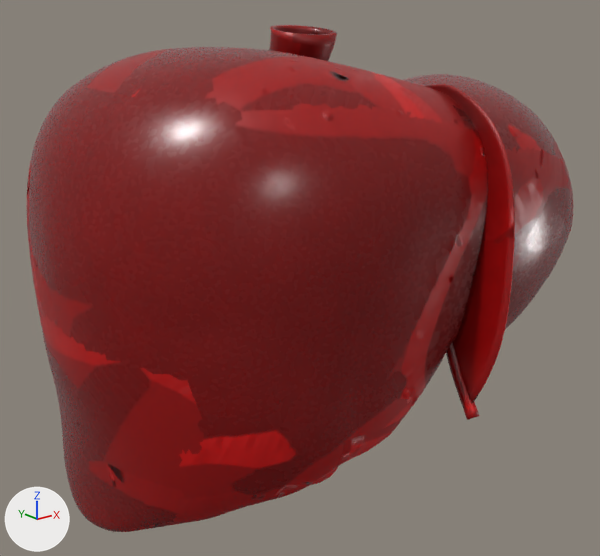
Before and after pictures for a commit that changed the glTF model public/3d/modeli/organi-3d/jetra.glb.
One viewpoint serves both versions: a camera (50 mm lens) standing at (-0.199, -0.237, 0.089) and looking at (-0.008, 0.002, -0.007). The lights are fixed; the arrows at lower left show +X, +Y and +Z. The first picture is the older version. Where no turn or scale is listed for an object, it has been applied to the vertices. Vertices at exactly the same position are counted once.

Objects in the first picture: 'Falciform ligament (lastno)', 'Inferior vena cava (lastno)', 'Left lobe of liver (lastno)', 'Quadrate lobe of liver (lastno)', 'Right lobe of liver (lastno)', 'Round ligament of liver (lastno)' and 1 more.
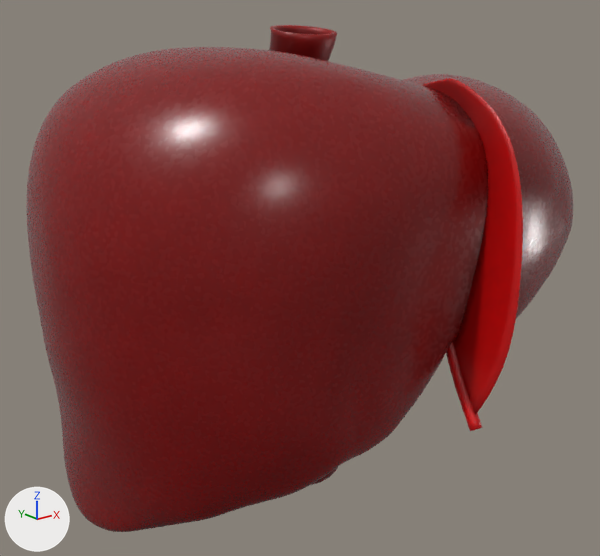
The newer file is also turned or shifted as a whole; pictures and numbers use the older file's frame.

The change in detail:
me_srpasta_002 is used by ob_falciform_ligament__lastno; location (0.0, 0.0, 0.0).
me_srpasta_002 had 456 vertices, 908 faces and spanned x 0.0076..0.0195, y -0.0834..-0.032, z -0.0382..0.0677.
me_srpasta_002 now has 456 vertices, 908 faces and spans x 0.0073..0.0193, y -0.087..-0.032, z -0.0416..0.0697.
me_srpasta_002 part 1: 456 of 456 vertices moved; they spanned x 0.0076..0.0195, y -0.0834..-0.032, z -0.0382..0.0677 and now span x 0.0073..0.0193, y -0.087..-0.032, z -0.0416..0.0697; mean shift (-0.0002, -0.0014, 0.0).
me_srpasta_002 part 2: 780 kept faces spanning x 0.0073..0.0193, y -0.087..-0.032, z -0.0416..0.0697 get new texture (UV) coordinates.
me_srpasta_002 part 3: 658 kept faces spanning x 0.0073..0.0193, y -0.087..-0.032, z -0.0416..0.0697 get new vertex colours; the middle colour goes from red #cd0000 to red #d20000.
me_liver_019 has 12052 vertices, 24100 faces and spans x 0.0104..0.103, y -0.0696..0.0351, z -0.0228..0.0686.
me_liver_019 is used by ob_left_lobe_of_liver__lastno; location (0.0, 0.0, 0.0).
me_liver_019 part 4: texture (UV) coordinates of 24100 of 24100 faces, centred in x 0.0104..0.103, y -0.0696..0.0351, z -0.0228..0.0686, changed; they spanned u 0.02..0.99, v 0.0..0.99 and now span u 0.01..0.99, v 0.0..0.99.
me_liver_019 part 5: 5458 faces centred in x 0.0104..0.0911, y -0.0696..0.0337, z -0.0222..0.0669 are repainted in the vertex colours; the middle colour goes from red #ee0000 to red #ec0000.
me_liver_020 is used by ob_quadrate_lobe_of_liver__lastno; location (0.0, 0.0, 0.0).
me_liver_020 had 4044 vertices, 8083 faces and spanned x -0.0394..0.0197, y -0.0609..0.034, z -0.0538..0.0499.
me_liver_020 now has 4042 vertices, 8080 faces and spans x -0.0394..0.0197, y -0.0608..0.034, z -0.0538..0.0499.
me_liver_020 part 6: 8018 kept faces spanning x -0.0394..0.0197, y -0.0608..0.034, z -0.0538..0.0499 get new texture (UV) coordinates.
Edits to the shape of me_liver_020 do not show in these pictures.
me_liver_018 has 20084 vertices, 40164 faces and spans x -0.103..0.023, y -0.07..0.083, z -0.086..0.08.
me_liver_018 is used by ob_right_lobe_of_liver__lastno; location (0.0, 0.0, 0.0).
me_liver_018 part 7: texture (UV) coordinates of 40164 of 40164 faces, centred in x -0.103..0.023, y -0.07..0.083, z -0.086..0.08, changed; they spanned u 0.0..0.99, v 0.0..0.99 and now span u 0.0..0.99, v 0.0..0.99.
me_liver_018 part 8: 4778 faces centred in x -0.083..0.023, y -0.07..0.049, z -0.075..0.078 are repainted in the vertex colours; the middle colour goes from red #f20000 to red #f00000.
me_obla_002 is used by ob_round_ligament_of_liver__lastno; location (0.0, 0.0, 0.0).
me_obla_002 had 170 vertices, 336 faces and spanned x 0.0055..0.0135, y -0.0751..-0.05, z -0.0424..-0.009.
me_obla_002 now has 170 vertices, 336 faces and spans x 0.0051..0.0135, y -0.0771..-0.05, z -0.0458..-0.009.
me_obla_002 part 9: all 133 vertices in x 0.0055..0.0128, y -0.0751..-0.0566, z -0.0424..-0.0173 are multiplied about their middle by the matrix ((1.003, 0.009, 0.013), (0.007, 1.042, 0.057), (0.013, 0.073, 1.101)), then moved by (-0.0002, -0.001, -0.0018).
me_obla_002 part 10: 107 kept faces spanning x 0.0051..0.013, y -0.0759..-0.055, z -0.0458..-0.0124 get new vertex colours; the middle colour goes from red #ea0000 to red #ec0000.

Changed parts and their boxes [x1, y1, x2, y2] in the pictures (600 x 556 px; the box of a moved part takes in the faces that stretch with it):
'Right lobe of liver (lastno)', surface changed, recoloured
    both: [26, 49, 488, 532]
'Falciform ligament (lastno)', reshaped (12% wider)
    before: [426, 84, 515, 403]
    after: [423, 78, 523, 415]
'Left lobe of liver (lastno)', surface changed, recoloured
    both: [403, 76, 572, 319]
'Round ligament of liver (lastno)', reshaped (9% wider, 14% taller)
    before: [446, 342, 479, 420]
    after: [446, 342, 482, 431]
part 1 of me_srpasta_002, moved or reshaped
    before: [446, 84, 515, 403]
    after: [459, 81, 523, 415]
part 2 of me_srpasta_002, surface changed
    before: [426, 84, 514, 403]
    after: [423, 78, 522, 414]
part 3 of me_srpasta_002, recoloured
    before: [426, 84, 514, 403]
    after: [423, 78, 522, 414]
part 4 of me_liver_019, surface changed
    before: [403, 76, 572, 329]
    after: [403, 76, 572, 319]
part 5 of me_liver_019, recoloured
    before: [414, 83, 553, 329]
    after: [414, 83, 553, 319]
part 6 of me_liver_020, surface changed
    both: [335, 411, 409, 469]
part 7 of me_liver_018, surface changed
    both: [26, 49, 488, 532]
part 8 of me_liver_018, recoloured
    both: [379, 77, 488, 413]
part 9 of me_obla_002, moved or reshaped
    before: [449, 342, 479, 420]
    after: [449, 342, 482, 431]
part 10 of me_obla_002, recoloured
    before: [446, 348, 471, 419]
    after: [446, 348, 474, 431]
